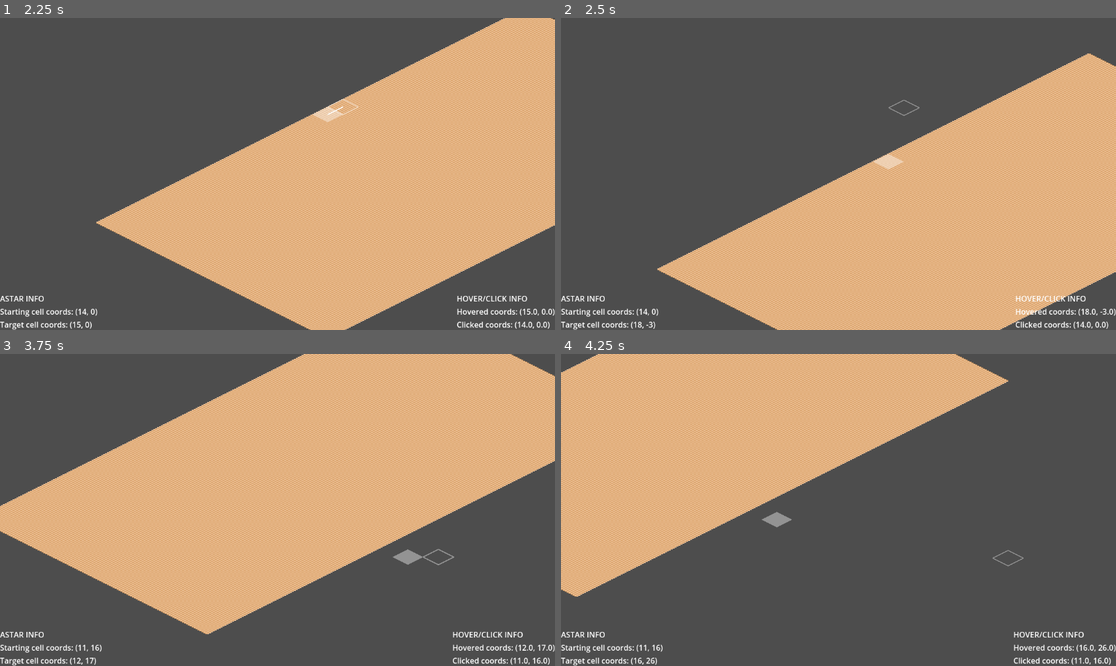
Above: before the commit, frames 1-4 (two rows, left to right).
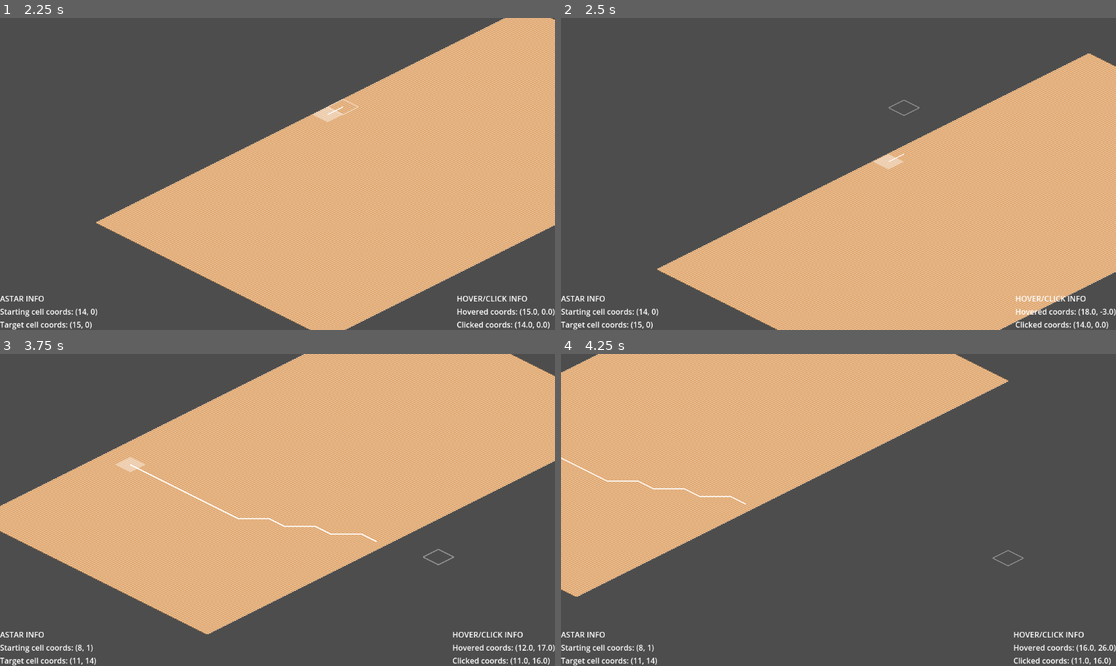
Above: after the commit, the same moments.

Repository: torontocaper/basketball-tactics
Game: Godot game, scene res://src/world/court/court_floor_isometric.tscn
The game is run twice, just before and just after one commit, with the same random seed, the same clock (stepped at 60 frames per second) and the same inputs. The project has no main scene, so this scene is started directly.
Inputs (mouse positions are in pixels of both pictures, inside the frame that each line leads up to):
- Up to frame 1 (2.25 s): tap Enter at 0.5 s; move the mouse to (399, 158) at 0.52 s; click (399, 158) at 0.67 s; move the mouse to (166, 189) at 1.27 s; click (166, 189) at 1.42 s; move the mouse to (333, 105) at 2.02 s; click (333, 105) at 2.17 s
- Up to frame 2 (2.5 s): no input
- Up to frame 3 (3.75 s): move the mouse to (249, 572) at 2.77 s; click (249, 572) at 2.92 s; move the mouse to (444, 556) at 3.52 s; click (444, 556) at 3.67 s
- Up to frame 4 (4.25 s): no input

Frame 1 is identical in both runs. In frame 2, less than 0.1% of the frame differs, in the area x 13-62%, y 43-100%; in frame 3, 0.6%, in the area x 13-77%, y 32-100%; in frame 4, 0.4%.

Commit message:
minor tweak to eliminate out-of-bounds errors

Diff:
--- a/src/world/court/astar_path.gd
+++ b/src/world/court/astar_path.gd
@@ -21,6 +21,6 @@
 ## Overridden custom methods
 ## Remaining methods
 func draw_astar_path(astar_path_points: PackedVector2Array) -> void:
-	print_debug("Drawing a path with %s points" % astar_path_points.size())
+	#print_debug("Drawing a path with %s points" % astar_path_points.size())
 	points = astar_path_points
 ## Subclasses
--- a/src/world/court/court_floor_isometric.gd
+++ b/src/world/court/court_floor_isometric.gd
@@ -29,7 +29,8 @@
 
 func _process(_delta: float) -> void: ## called every frame
 	hovered_cell = _update_hovered_cell(get_local_mouse_position())
-	astar_end_cell = hovered_cell
+	if astar_grid.is_in_boundsv(hovered_cell):
+		astar_end_cell = hovered_cell
 	astar_path_points = _get_astar_path(astar_start_cell, astar_end_cell)
 	astar_path_node.draw_astar_path(astar_path_points)
 	_update_ui()
@@ -39,15 +40,16 @@
 func _unhandled_input(event: InputEvent) -> void:
 	if event is InputEventMouseButton and event.is_pressed() and event.button_index == 1:
 		clicked_cell = local_to_map(get_local_mouse_position())
+		if astar_grid.is_in_boundsv(clicked_cell):
 		#print_debug("You clicked a tile at point " + str(clicked_cell))
-		clicked_cell_polygon_points = _make_polygon(clicked_cell)
-		clicked_polygon.draw_clicked_polygon(clicked_cell_polygon_points)
+			clicked_cell_polygon_points = _make_polygon(clicked_cell)
+			clicked_polygon.draw_clicked_polygon(clicked_cell_polygon_points)
 		#astar_end_cell = clicked_cell
 		#astar_path_points = _get_astar_path(astar_start_cell, astar_end_cell)
 		#print_debug("Got a path with %s points" % astar_path_points.size())
 		#astar_path_node.draw_astar_path(astar_path_points)
 		#astar_start_cell = astar_end_cell
-		astar_start_cell = clicked_cell
+			astar_start_cell = clicked_cell
 
 
 func _make_polygon(map_position : Vector2) -> PackedVector2Array:
